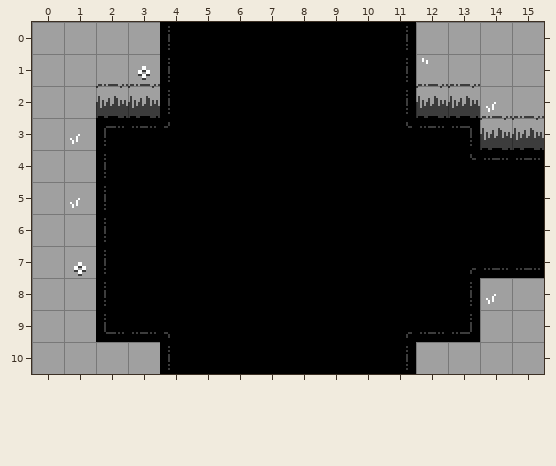
Level history. Tiled map: art/rooms/GrassyTest_Standard_NES.tmx. Above: the version before the commit.
Cells are 16x16 px. Shown: x 0..15, y 0..10.
After the commit:
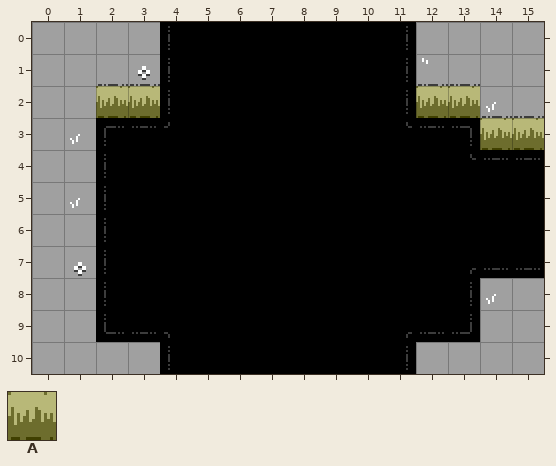
Key: from "Attributes": A 2.
_ is an empty cell, . an unchanged one.
Tiles of an added or newly shown layer are drawn over the layers below it.
See-through tiles are keyed as they look on the map.
Log entry: Do the multi-layer thing, add an attributes layer for rooms
Diff:
--- layer "Attributes" (added)
@@ x 2..15 @@
- 2 __........__..
- 3 ............__
+ 2 AA........AA..
+ 3 ............AA
Where, in picture pixels (left, top, right, bottom), the same in both pictures:
added: (96, 86, 160, 118)
added: (416, 86, 544, 150)
